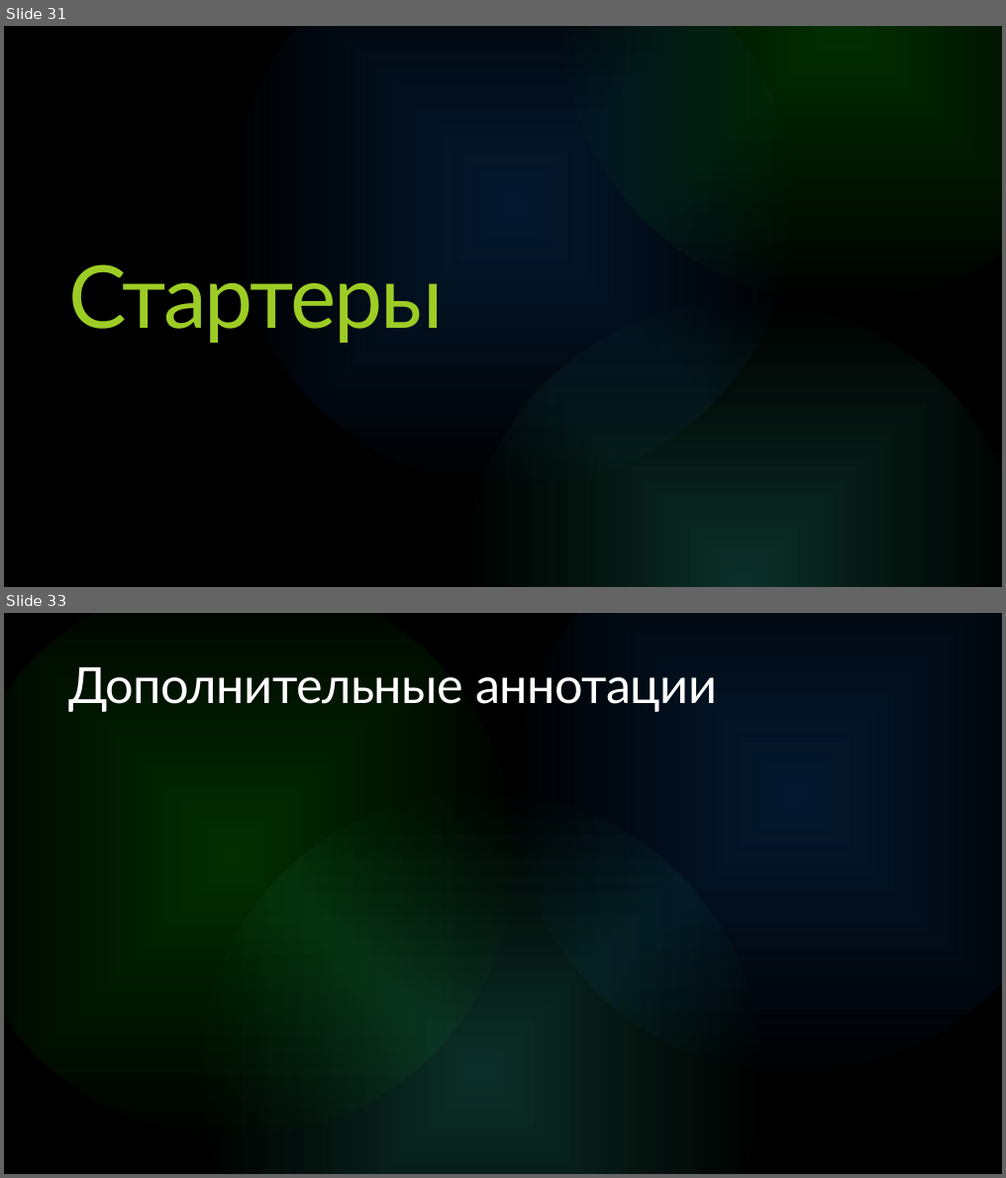
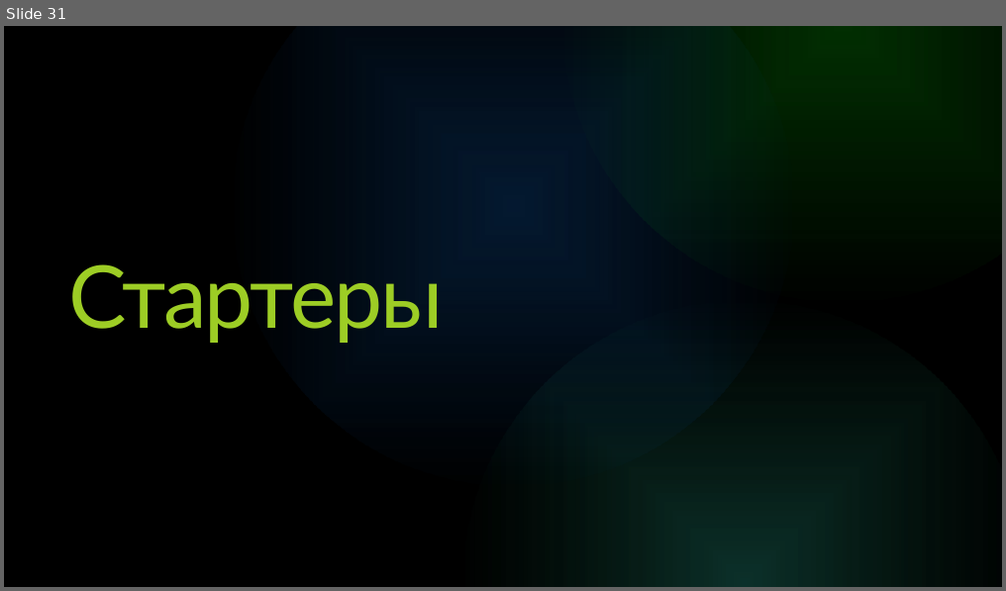
Before and after one commit to CreativeWex/courses, a slide deck: lessons/spring boot/slides_spring_boot.pptx. Shown one above the other, each under a label of ours: slides 31 and 33 before the commit, slide 31 after it; the slides between them are not shown. The pictures are 1006x1178 and 1006x591 pixels, drawn with LibreOffice and Linux fonts; fonts in the diff are those of the drawing. Boxes give left, top, right and bottom in pixels: in the first picture for what was removed or moved away, otherwise in the second. Text is boxed around its words. In the diff, an @@ line names an element or a change of style, - is before the commit and + after.

Commit message:
22 40

```diff
--- a/lessons/spring boot/slides_spring_boot.pptx
+++ b/lessons/spring boot/slides_spring_boot.pptx
@@ slide 33 removed at box(4, 613, 1002, 1174), background #000000 @@
@@ ellipse removed at box(4, 613, 514, 1136) @@
@@ ellipse removed at box(513, 613, 1002, 1073) @@
@@ text removed at box(68, 667, 717, 712) @@
-Дополнительные аннотации
@@ ellipse removed at box(199, 791, 760, 1174) @@
```
Also in this commit, not shown: 1 slide changed, 1 slide added.
